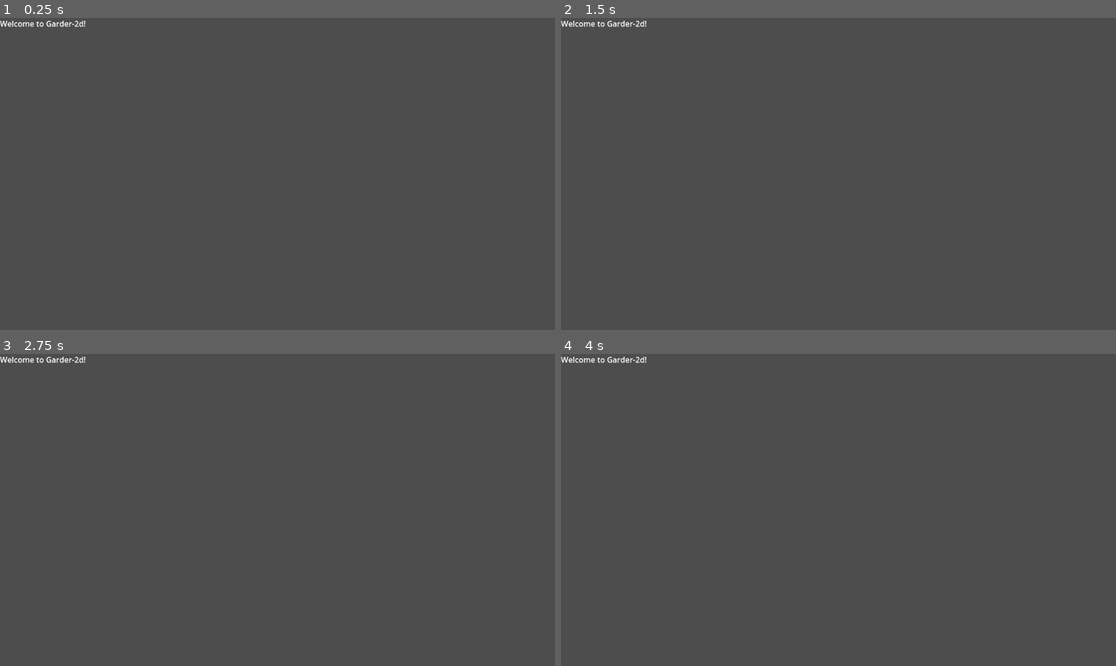
Above: before the commit, frames 1-4 (two rows, left to right).
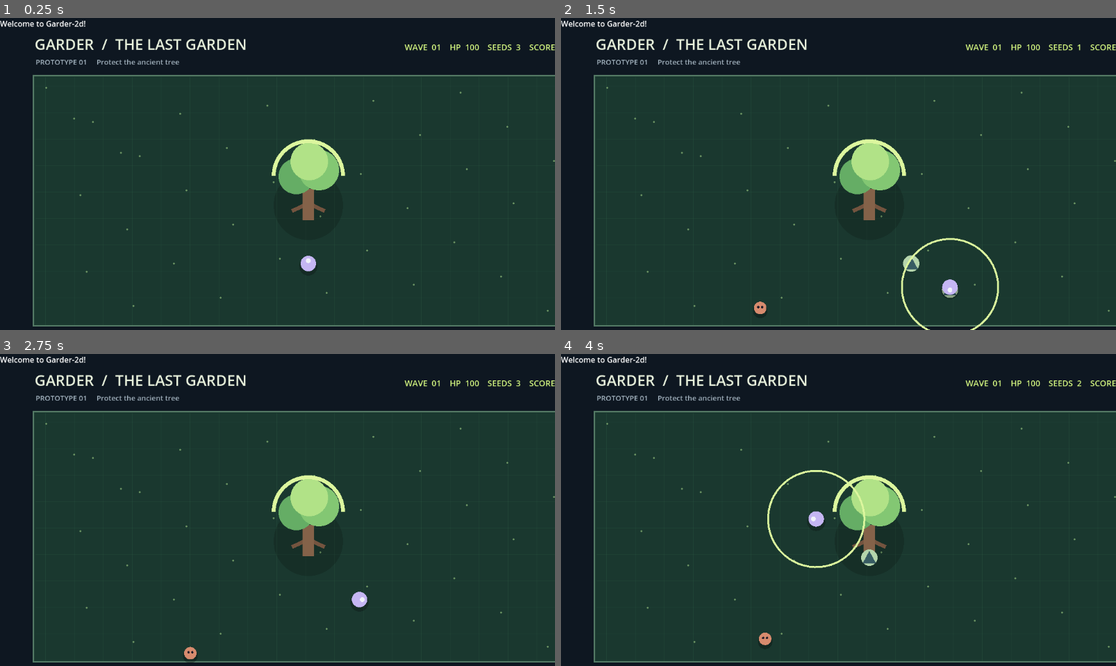
Above: after the commit, the same moments.

Repository: safal207/Garder-2d
Game: Godot game, scene res://scenes/Main.tscn
Same seed, same stepped clock (60 frames per second), same inputs: the game is played once before the commit and once after it.
Inputs (mouse positions are in pixels of both pictures, inside the frame that each line leads up to):
- Up to frame 1 (0.25 s): no input
- Up to frame 2 (1.5 s): tap Enter at 0.5 s; move the mouse to (960, 158) at 0.52 s; hold Right (ui_right) 0.53-1.28 s; tap R at 0.6 s; click (960, 158) at 0.67 s; tap Space at 0.77, 1.07 s; tap T at 0.8, 1.35 s; move the mouse to (727, 189) at 1.27 s; hold Down (ui_down) from 1.28 s (still down); click (727, 189) at 1.42 s
- Up to frame 3 (2.75 s): tap Space at 1.52, 1.55, 1.82, 2.1 s; move the mouse to (333, 441) at 2.02 s; release Down (ui_down) at 2.03 s; hold Right (ui_right) from 2.03 s (still down); click (333, 441) at 2.17 s; tap R at 2.3 s
- Up to frame 4 (4 s): move the mouse to (810, 572) at 2.77 s; release Right (ui_right) at 2.78 s; hold Up (ui_up) 2.78-3.53 s; tap R at 2.85 s; click (810, 572) at 2.92 s; tap Space at 3.02, 3.32, 3.77, 3.8 s; tap T at 3.05, 3.6 s; move the mouse to (1005, 556) at 3.52 s; hold Left (ui_left) from 3.53 s (still down); click (1005, 556) at 3.67 s

The runs differ from the first frame. In frame 1, 100% of the frame differs, in the area x 0-100%, y 0-100%; in frame 2, 100%; in frame 3, 100%; in frame 4, 100%.

Commit message:
Implement playable garden defense: movement, spawning, attacks, traps and restart

Diff:
--- a/scripts/Main.gd
+++ b/scripts/Main.gd
@@ -1,6 +1,243 @@
 extends Node2D
-
-## Simple entry script for the starting scene.
+## Garder-2d: first playable solo vertical slice.
+## Everything drawn in code: no third-party art, music or cloud services.
+
+const Rules = preload("res://scripts/GardenRules.gd")
+const CENTER := Vector2(640.0, 367.0)
+const PLAYER_SPEED := 245.0
+const FONT_SIZE := 17
+
+var rng := RandomNumberGenerator.new()
+var player_position := Vector2(640.0, 510.0)
+var tree_health := 100
+var wave := 1
+var score := 0
+var seeds := 3
+var spawn_remaining := 0
+var spawn_timer := 0.0
+var next_wave_timer := 0.0
+var player_facing := Vector2.UP
+var enemies: Array[Dictionary] = []
+var traps: Array[Vector2] = []
+var game_over := false
+var attack_flash := 0.0
+var time_elapsed := 0.0
+var screenshot_path := ""
+
+
 func _ready() -> void:
-    # Placeholder for initialization logic.
-    pass
+    rng.seed = 2207
+    restart()
+    screenshot_path = OS.get_environment("GARDER_SCREENSHOT_PATH")
+    if not screenshot_path.is_empty():
+        call_deferred("_capture_screenshot")
+
+
+func restart() -> void:
+    rng.seed = 2207
+    player_position = Vector2(640.0, 510.0)
+    tree_health = 100
+    wave = 1
+    score = 0
+    seeds = 3
+    game_over = false
+    attack_flash = 0.0
+    time_elapsed = 0.0
+    enemies.clear()
+    traps.clear()
+    _start_wave()
+    queue_redraw()
+
+
+func _start_wave() -> void:
+    spawn_remaining = Rules.wave_enemy_count(wave)
+    spawn_timer = 0.35
+    next_wave_timer = 0.0
+
+
+func _physics_process(delta: float) -> void:
+    if game_over:
+        return
+
+    time_elapsed += delta
+    attack_flash = maxf(0.0, attack_flash - delta)
+    var move := Input.get_vector("ui_left", "ui_right", "ui_up", "ui_down")
+    if Input.is_key_pressed(KEY_A):
+        move.x -= 1.0
+    if Input.is_key_pressed(KEY_D):
+        move.x += 1.0
+    if Input.is_key_pressed(KEY_W):
+        move.y -= 1.0
+    if Input.is_key_pressed(KEY_S):
+        move.y += 1.0
+    if move.length_squared() > 0.0:
+        move = move.normalized()
+        player_facing = move
+        player_position = Rules.clamp_player(player_position + move * PLAYER_SPEED * delta)
+
+    if spawn_remaining > 0:
+        spawn_timer -= delta
+        if spawn_timer <= 0.0:
+            _spawn_enemy()
+            spawn_remaining -= 1
+            spawn_timer = 1.25
+
+    for i in range(enemies.size() - 1, -1, -1):
+        var enemy: Dictionary = enemies[i]
+        var position: Vector2 = enemy["position"]
+        position = position.move_toward(CENTER, float(enemy["speed"]) * delta)
+        enemy["position"] = position
+
+        var hit_trap := false
+        for t in range(traps.size() - 1, -1, -1):
+            if position.distance_to(traps[t]) <= 22.0:
+                traps.remove_at(t)
+                hit_trap = true
+                score += 10
+                if score % 30 == 0:
+                    seeds += 1
+                break
+        if hit_trap:
+            enemies.remove_at(i)
+            continue
+        if position.distance_to(CENTER) < 45.0:
+            tree_health = Rules.damage(tree_health, 9)
+            enemies.remove_at(i)
+            if tree_health <= 0:
+                game_over = true
+
+    if not game_over and enemies.is_empty() and spawn_remaining == 0:
+        if next_wave_timer <= 0.0:
+            next_wave_timer = 2.4
+        else:
+            next_wave_timer -= delta
+            if next_wave_timer <= 0.0:
+                wave += 1
+                seeds += 1
+                _start_wave()
+    queue_redraw()
+
+
+func _spawn_enemy() -> void:
+    var edge := rng.randi_range(0, 3)
+    var pos := CENTER
+    match edge:
+        0:
+            pos = Vector2(Rules.ARENA.position.x + 15.0, rng.randf_range(145.0, 610.0))
+        1:
+            pos = Vector2(Rules.ARENA.end.x - 15.0, rng.randf_range(145.0, 610.0))
+        2:
+            pos = Vector2(rng.randf_range(95.0, 1180.0), Rules.ARENA.position.y + 15.0)
+        _:
+            pos = Vector2(rng.randf_range(95.0, 1180.0), Rules.ARENA.end.y - 15.0)
+    enemies.append({"position": pos, "speed": 54.0 + minf(60.0, wave * 5.0)})
+
+
+func attack() -> void:
+    if game_over:
+        return
+    attack_flash = 0.2
+    for i in range(enemies.size() - 1, -1, -1):
+        var position: Vector2 = enemies[i]["position"]
+        if Rules.can_attack(player_position, position):
+            enemies.remove_at(i)
+            score += 10
+            if score % 30 == 0:
+                seeds += 1
+    queue_redraw()
+
+
+func place_trap() -> void:
+    if game_over or seeds <= 0:
+        return
+    if player_position.distance_to(CENTER) < 58.0:
+        return
+    var p := Rules.clamp_player(player_position + player_facing * 38.0)
+    for other in traps:
+        if p.distance_to(other) < 30.0:
+            return
+    traps.append(p)
+    seeds -= 1
+    queue_redraw()
+
+
+func _unhandled_input(event: InputEvent) -> void:
+    if event is InputEventKey:
+        var key: InputEventKey = event
+        if key.pressed and not key.echo:
+            if key.keycode == KEY_R:
+                restart()
+            elif key.keycode == KEY_SPACE:
+                attack()
+            elif key.keycode == KEY_T:
+                place_trap()
+    elif event is InputEventMouseButton:
+        var click: InputEventMouseButton = event
+        if click.pressed and click.button_index == MOUSE_BUTTON_LEFT:
+            attack()
+
+
+func _draw() -> void:
+    draw_rect(Rect2(Vector2.ZERO, Vector2(1280.0, 720.0)), Color("#0e1721"))
+    draw_rect(Rules.ARENA, Color("#1a382f"), true)
+    draw_rect(Rules.ARENA, Color("#547a65"), false, 3.0)
+
+    # Mowed rows and small seed-like details make the field legible without assets.
+    for x in range(95, 1200, 60):
+        draw_line(Vector2(float(x), 123.0), Vector2(float(x), 638.0), Color(0.20, 0.39, 0.30, 0.29), 1.0)
+    for y in range(142, 640, 55):
+        draw_line(Vector2(74.0, float(y)), Vector2(1205.0, float(y)), Color(0.19, 0.38, 0.28, 0.25), 1.0)
+    for i in range(36):
+        var pos := Vector2(96.0 + float((i * 97) % 1080), 145.0 + float((i * 71) % 470))
+        draw_circle(pos, 2.0, Color("#6b9363"))
+
+    # Heart of the garden: tree, exposed roots and visible health ring.
+    draw_circle(CENTER + Vector2(0, 22), 72.0, Color(0, 0, 0, 0.16))
+    for direction in [Vector2(-1.0, 1.0), Vector2(1.0, 1.0)]:
+        draw_line(CENTER + Vector2(0, 18), CENTER + direction * 34.0, Color("#74543f"), 8.0)
+    draw_rect(Rect2(CENTER + Vector2(-12, -12), Vector2(24, 65)), Color("#846249"))
+    draw_circle(CENTER + Vector2(-25, -38), 37.0, Color("#65ad65"))
+    draw_circle(CENTER + Vector2(22, -51), 42.0, Color("#83c773"))
+    draw_circle(CENTER + Vector2(2, -69), 39.0, Color("#b1e287"))
+    draw_arc(CENTER + Vector2(0, -39), 72.0, PI, TAU, 48, Color("#4a6865"), 8.0)
+    draw_arc(CENTER + Vector2(0, -39), 72.0, PI, PI + PI * float(tree_health) / 100.0, 48, Color("#dcf69e"), 8.0)
+
+    # Traps, enemies and player — all rendered as native vector geometry.
+    for trap_pos in traps:
+        draw_circle(trap_pos, 17.0, Color("#b5d5ac"))
+        draw_colored_polygon(PackedVector2Array([
+            trap_pos + Vector2(0, -14), trap_pos + Vector2(14, 12),
+            trap_pos + Vector2(-14, 12)]), Color("#385c63"))
+    for enemy in enemies:
+        var p: Vector2 = enemy["position"]
+        draw_circle(p + Vector2(0, 6), 15.0, Color(0, 0, 0, 0.28))
+        draw_circle(p, 13.0, Color("#d78b6e"))
+        draw_circle(p + Vector2(-4, -2), 2.5, Color("#201d2a"))
+        draw_circle(p + Vector2(4, -2), 2.5, Color("#201d2a"))
+    draw_circle(player_position + Vector2(0, 6), 19.0, Color(0, 0, 0, 0.24))
+    draw_circle(player_position, 16.0, Color("#c5b6f3"))
+    draw_circle(player_position + player_facing * 6.0, 5.0, Color("#f0f2fa"))
+    if attack_flash > 0.0:
+        draw_arc(player_position, 100.0, 0.0, TAU, 56, Color("#dcf69e"), 4.0)
+
+    var font: Font = ThemeDB.fallback_font
+    draw_string(font, Vector2(72, 66), "GARDER  /  THE LAST GARDEN", HORIZONTAL_ALIGNMENT_LEFT, -1, 31, Color("#e8f1dc"))
+    draw_string(font, Vector2(74, 97), "PROTOTYPE 01     Protect the ancient tree", HORIZONTAL_ALIGNMENT_LEFT, -1, 15, Color("#a6b6c2"))
+    draw_string(font, Vector2(840, 67), "WAVE  %02d    HP  %03d    SEEDS  %d    SCORE  %d" % [wave, tree_health, seeds, score], HORIZONTAL_ALIGNMENT_LEFT, -1, FONT_SIZE, Color("#d7fa82"))
+    draw_string(font, Vector2(72, 679), "WASD / arrows move    SPACE / click attack    T place trap    R restart", HORIZONTAL_ALIGNMENT_LEFT, -1, 18, Color("#c9d8d7"))
+    if game_over:
+        draw_rect(Rect2(362, 275, 556, 136), Color(0.06, 0.10, 0.14, 0.93))
+        draw_string(font, Vector2(446, 336), "THE GARDEN FELL", HORIZONTAL_ALIGNMENT_LEFT, -1, 34, Color("#f6c1a6"))
+        draw_string(font, Vector2(459, 377), "Press R to try again", HORIZONTAL_ALIGNMENT_LEFT, -1, 19, Color("#d7fa82"))
+
+
+func _capture_screenshot() -> void:
+    await get_tree().create_timer(1.3).timeout
+    var image: Image = get_viewport().get_texture().get_image()
+    var result: Error = image.save_png(screenshot_path)
+    if result != OK:
+        push_error("Unable to save gameplay screenshot to " + screenshot_path)
+        get_tree().quit(1)
+    else:
+        print("GARDER_SCREENSHOT_SAVED=" + screenshot_path)
+        get_tree().quit(0)
